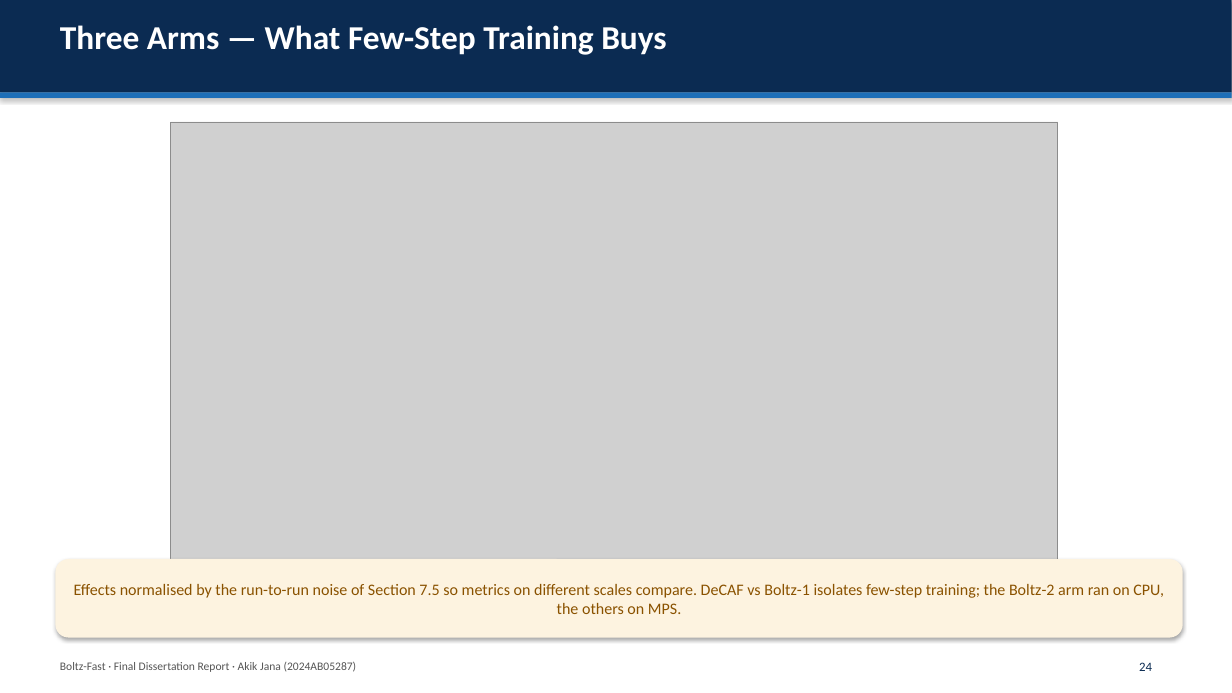
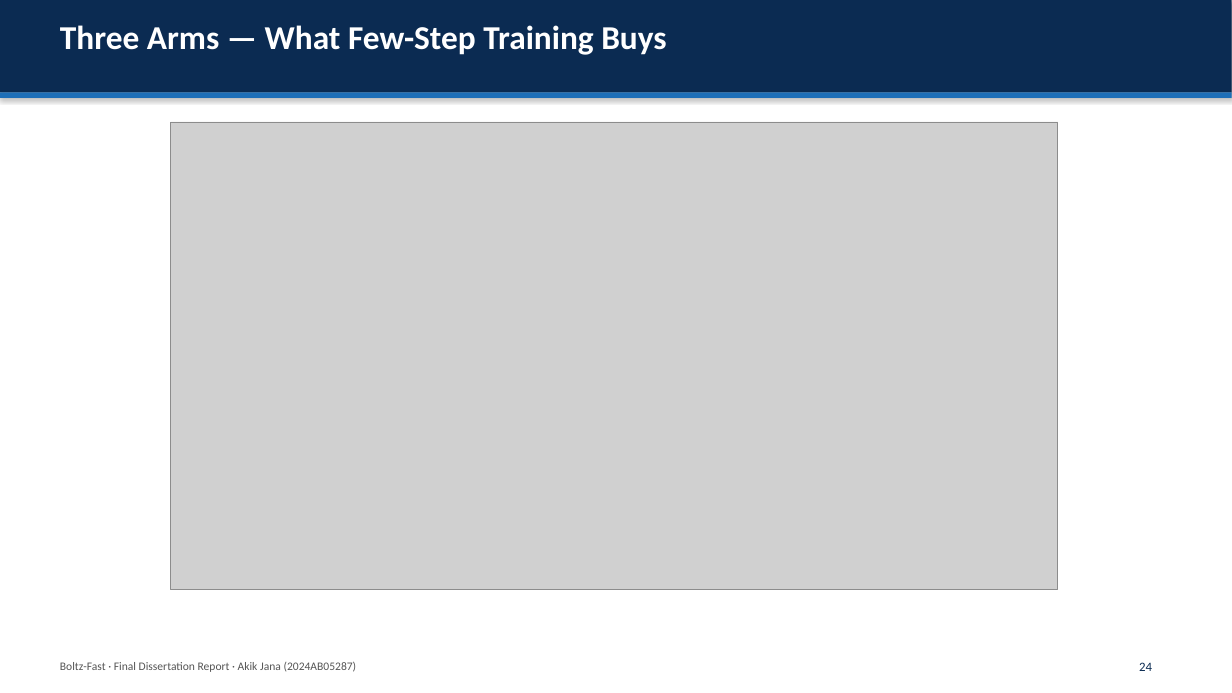
Before and after one commit to AkikJana/biomolecular-design-coreai, a slide deck: slide 24 of final_dissertation_presentation.pptx. Drawn at 1232x693 pixels with LibreOffice and Linux fonts; fonts in the diff are those of the drawing; grey boxes stand for pictures. Boxes give left, top, right and bottom in pixels: in the first picture for what was removed or moved away, otherwise in the second. Text is boxed around its words. In the diff, an @@ line names an element or a change of style, - is before the commit and + after.

```diff
--- a/final_dissertation_presentation.pptx
+++ b/final_dissertation_presentation.pptx
@@ rounded rectangle removed at [55, 559, 1183, 638] @@
-Effects normalised by the run-to-run noise of Section 7.5 so metrics on different scales compare. DeCAF vs Boltz-1 isolates few-step training; the Boltz-2 arm ran on CPU, the others on MPS.
```
Also in this commit, not shown: 15 other slides changed.
